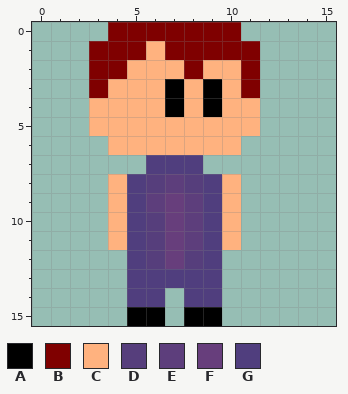
A pixel-art sprite gets an edit: res/icon.png. Above is the file before it was changed.
The file is 16x16 pixels. Colours within 5 levels of each other are drawn and written as one.
Palette (. is transparent): A #000000  B #7f0000  C #ffb27f  D #563e7c  E #5d3e7c  F #673e7c  G #503e7e
New version:
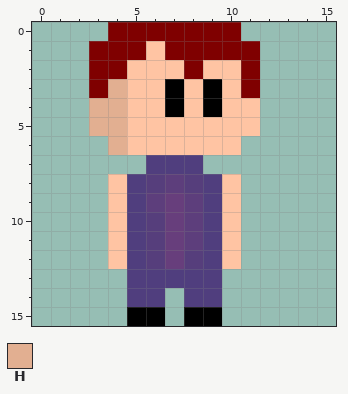
Colours new in this view: H #e2af91
The edit:
@@ palette @@
-C #ffb27f
+C #ffc4a3
@@ x 1..6 @@
  2 ..BBCC
- 3 ..BCCC
- 4 ..CCCC
- 5 ..CCCC
- 6 ...CCC
+ 3 ..BHCC
+ 4 ..HHCC
+ 5 ..HHCC
+ 6 ...HCC
  7 .....G
@@ x 2..12 @@
 11 ..CGDFEGC..
-12 ...GDFDG...
+12 ..CGDFDGC..
 13 ...GGGGG...
Boxes around the changes in both pictures, in picture pixels (x1, y1, x2, y2):
changed: (89, 41, 260, 269)
